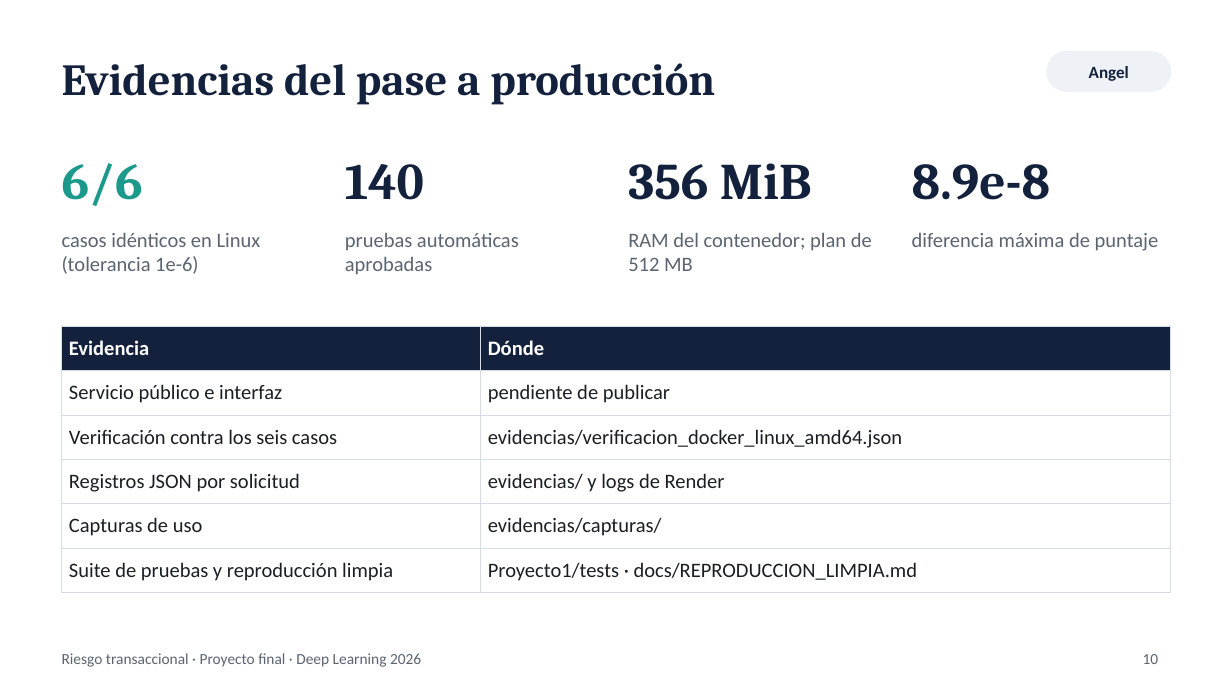
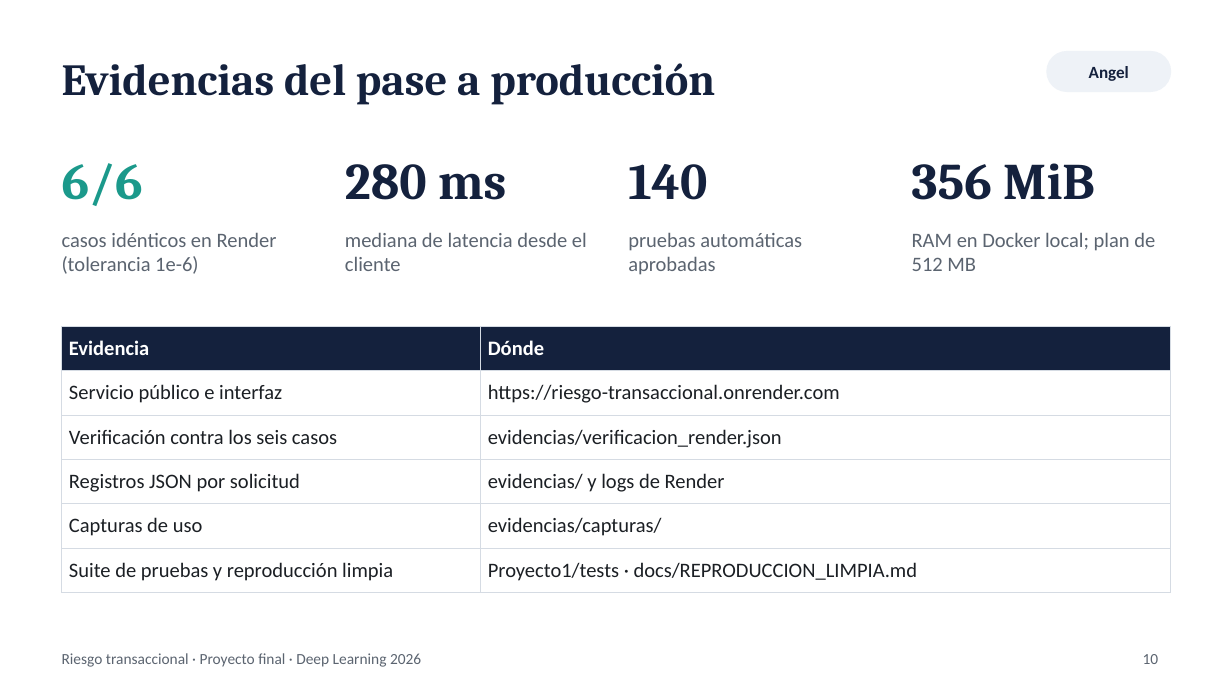
Before and after one commit to Jorge162017/P1-DeepLearning, a slide deck: slide 10 of presentacion/presentacion_final.pptx. Drawn at 1232x693 pixels with LibreOffice and Linux fonts; fonts in the diff are those of the drawing. Boxes give left, top, right and bottom in pixels: in the first picture for what was removed or moved away, otherwise in the second. Text is boxed around its words. In the diff, an @@ line names an element or a change of style, - is before the commit and + after.

Commit message:
docs: actualizar presentacion con enlace y evidencias publicas

```diff
--- a/presentacion/presentacion_final.pptx
+++ b/presentacion/presentacion_final.pptx
@@ text at box(345, 164, 507, 200): text changed @@
-140
+280 ms
@@ text at box(628, 164, 707, 200): text changed @@
-356 MiB
+140
@@ text at box(912, 163, 1095, 200): text changed @@
-8.9e-8
+356 MiB
@@ text at box(62, 232, 277, 274): text changed @@
-casos idénticos en Linux (tolerancia 1e-6)
+casos idénticos en Render (tolerancia 1e-6)
@@ text at box(345, 232, 587, 271): text changed @@
-pruebas automáticas aprobadas
+mediana de latencia desde el cliente
@@ text at box(628, 232, 802, 275): text changed @@
-RAM del contenedor; plan de 512 MB
+pruebas automáticas aprobadas
@@ text at box(912, 232, 1155, 271): text changed @@
-diferencia máxima de puntaje
+RAM en Docker local; plan de 512 MB
@@ table at box(62, 326, 1170, 585) @@
-row 2, column 2: pendiente de publicar
+row 2, column 2: https://riesgo-transaccional.onrender.com
-row 3, column 2: evidencias/verificacion_docker_linux_amd64.json
+row 3, column 2: evidencias/verificacion_render.json
```
Also in this commit, not shown: 2 other slides changed, 2 other files.
